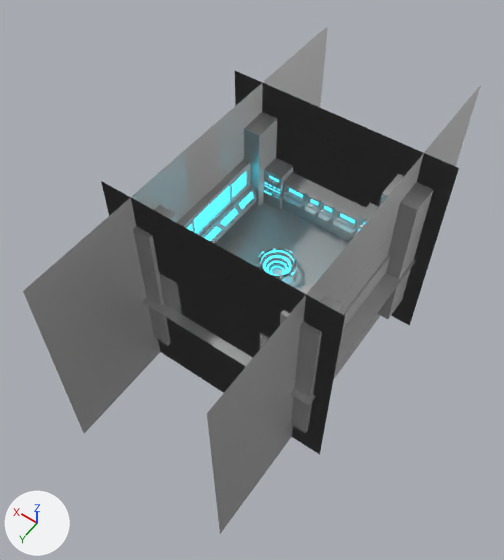
The Blender file public/assets/models/TableEdge.blend as it was, and as the next commit left it.
One viewpoint serves both versions: a camera (50 mm lens) standing at (-13.1, 20.8, 30.0) and looking at (0.7, 1.4, -0.6). Lighting does not change. The marker at lower left points along +X, +Y and +Z.
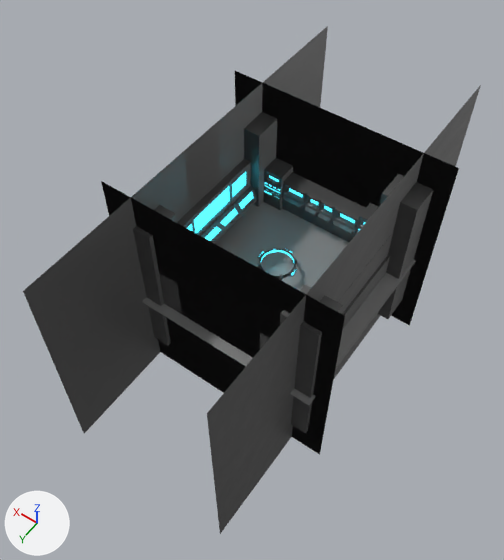
Edits to the bpy script that builds the scene:
```text
Change mat_material_001:
    where n1 = _N.new('ShaderNodeBsdfPrincipled'); n1.name = 'Principled BSDF'
    n1.inputs[0].default_value: (0.561, 0.561, 0.561, 1.0) -> (0.15, 0.15, 0.15, 1.0)  # 'Base Color', light grey #c5c5c5 -> 'Base Color', dark grey #6c6c6c
Add mat_material_003:
    mat_material_003 = principled_material('Material.003')
    mat_material_003.base_color = (0.258, 0.258, 0.258)  # grey #8b8b8b
    mat_material_003.roughness = 0.114
Change me_plane:
    where me_plane.from_pydata(...)  # 4 vertices, 1 face; spans x -1.0..1.0, y -1.0..1.0, z 0.0
    remove me_plane.materials.append(mat_material_001)
    add me_plane.materials.append(mat_material_003)  # grey #8b8b8b
Remove ob_torus:
    ob_torus = bpy.data.objects.new('Torus', me_torus)
    ob_torus.location = (0.0, 0.0, -0.22)
    ob_torus.scale = (0.713, 0.713, 0.713)
```

Pixel boxes [x1, y1, x2, y2] of what changed, in the pictures (504 x 560 px):
'Plane.001', recoloured: [23, 26, 481, 534] in both
'Cube', recoloured: [133, 112, 433, 433] in both
'Plane', recoloured: [142, 202, 416, 405] in both
'Cube.001', recoloured: [177, 159, 393, 328] in both
'Cylinder', recoloured: [257, 248, 298, 280] in both
'Torus', deleted: before [263, 255, 291, 276]
